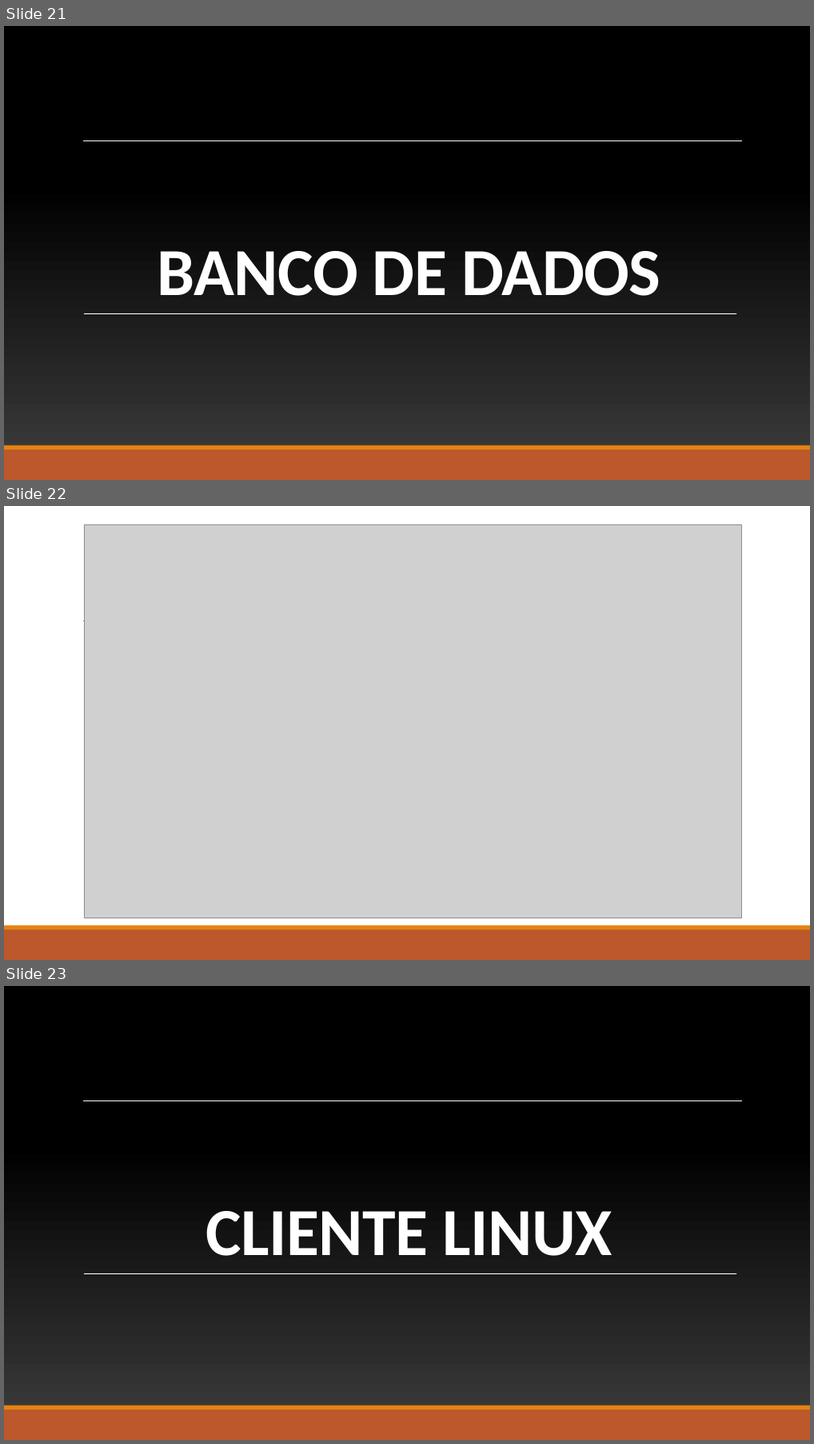
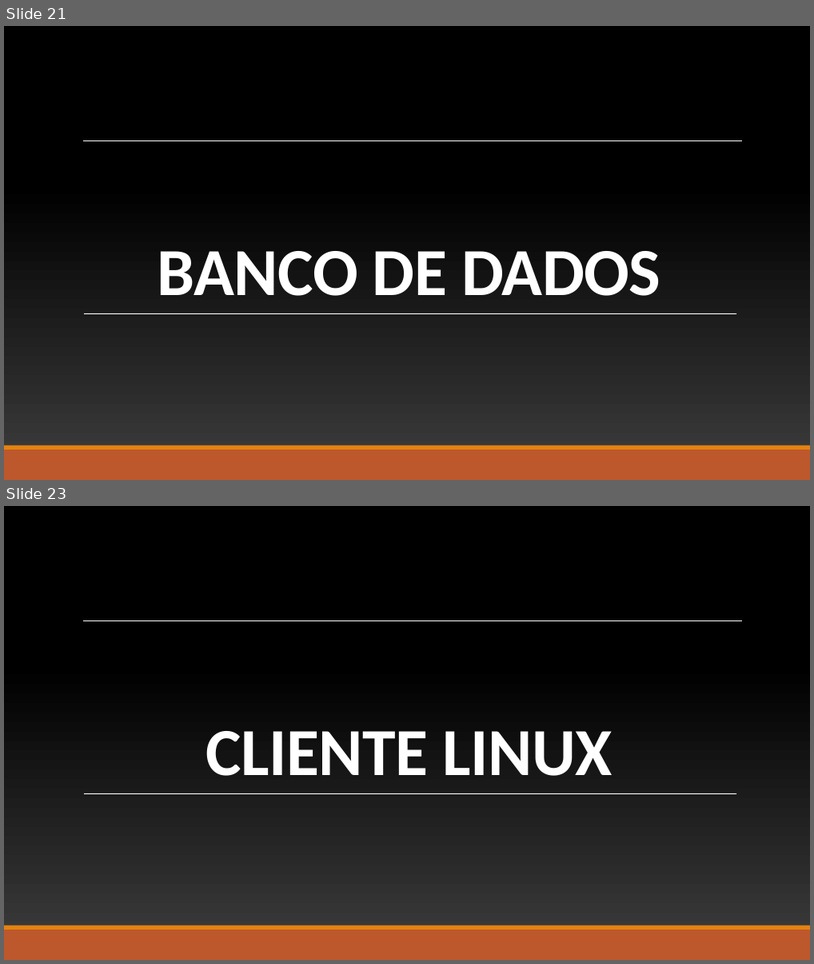
Before and after one commit to BandTec/grupo-05-adsa-20201, a slide deck: Apresentação Sprint 1.pptx. Shown one above the other, each under a label of ours: slides 21, 22 and 23 before the commit, slides 21 and 23 after it; the slides between them are not shown. The pictures are 814x1444 and 814x964 pixels, drawn with LibreOffice and Linux fonts; fonts in the diff are those of the drawing; grey boxes stand for pictures; background and template pictures are left out. Boxes give left, top, right and bottom in pixels: in the first picture for what was removed or moved away, otherwise in the second. Text is boxed around its words. In the diff, an @@ line names an element or a change of style, - is before the commit and + after.

```diff
--- a/Apresentação Sprint 1.pptx
+++ b/Apresentação Sprint 1.pptx
@@ slide 22 removed at (4, 506, 810, 960), background #FFFFFF @@
@@ picture removed at (84, 524, 742, 917) @@
@@ line removed from (83, 621) to (742, 621) @@
@@ rectangle removed at (4, 929, 810, 960) @@
@@ rectangle removed at (4, 925, 810, 929) @@
```
Also in this commit, not shown: 3 slides changed, 1 slide added.
